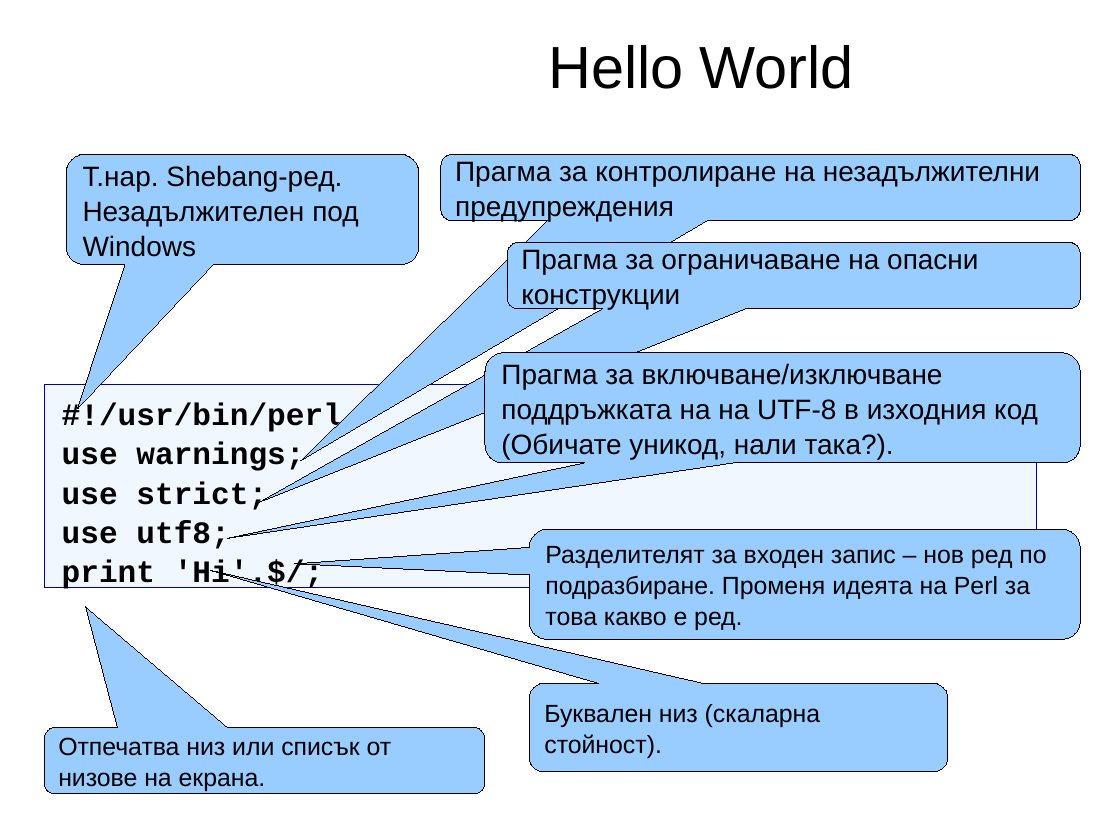
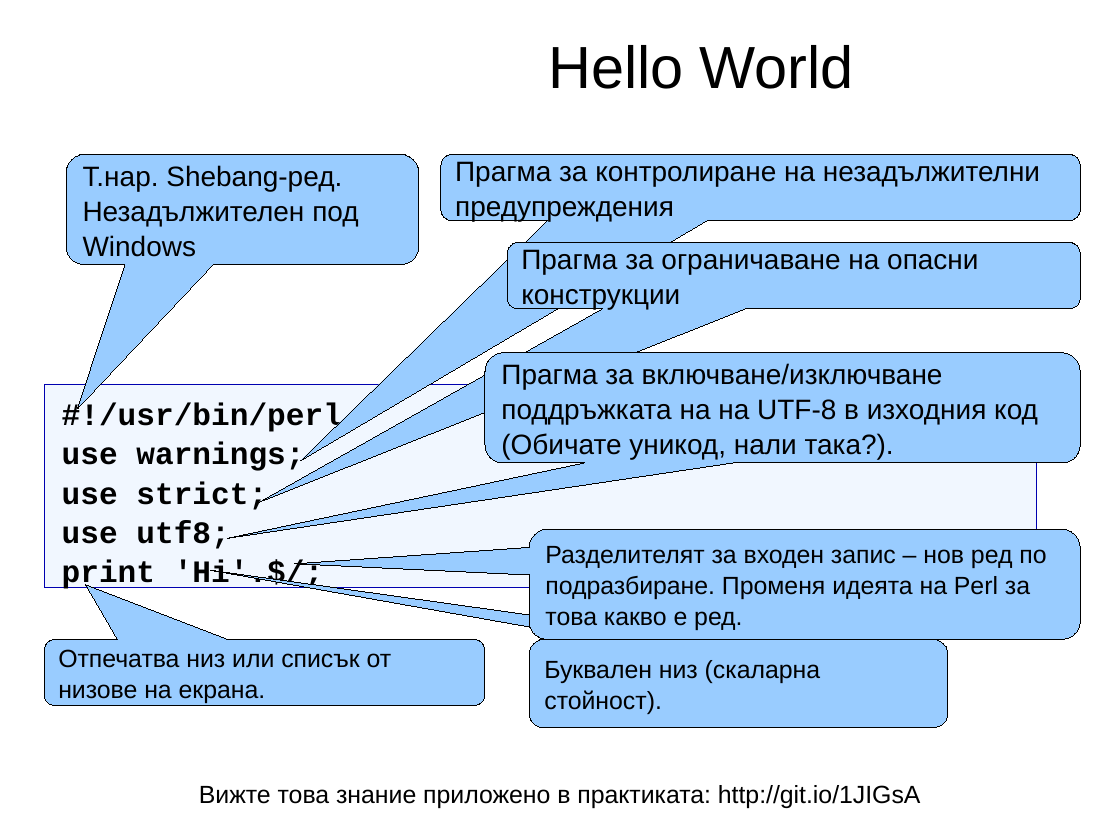
Before and after one commit to kberov/PerlProgrammingCourse, a slide deck: slide 34 of 01_intro_bg.odp. Drawn at 1120x840 pixels with LibreOffice and Linux fonts; fonts in the diff are those of the drawing; background and template pictures are left out. Boxes give left, top, right and bottom in pixels: in the first picture for what was removed or moved away, otherwise in the second. Text is boxed around its words. In the diff, an @@ line names an element or a change of style, - is before the commit and + after.

```diff
--- a/01_intro_bg.odp
+++ b/01_intro_bg.odp
@@ rounded speech box "Отпечатва низ или списък от ..." at [44,640,485,706]: proportions changed @@
@@ rounded speech box "Отпечатва низ или списък от ...": place and size @@
-rounded speech box "Отпечатва низ или списък от ..." at [44,728,485,794]
+rounded speech box "Отпечатва низ или списък от ..." at [44,640,485,706]
@@ rounded speech box "Буквален низ (скаларна стойност).": place and size @@
-rounded speech box "Буквален низ (скаларна стойност)." at [529,683,948,772]
+rounded speech box "Буквален низ (скаларна стойност)." at [529,640,948,728]
@@ rounded speech box "Буквален низ (скаларна стойност)." at [529,640,948,728]: proportions changed @@
@@ text added at [199,785,921,808], 16 pt, text #000000 @@
+Вижте това знание приложено в практиката: http://git.io/1JIGsA
```
Also in this commit, not shown: 2 other slides changed, 1 other file.
